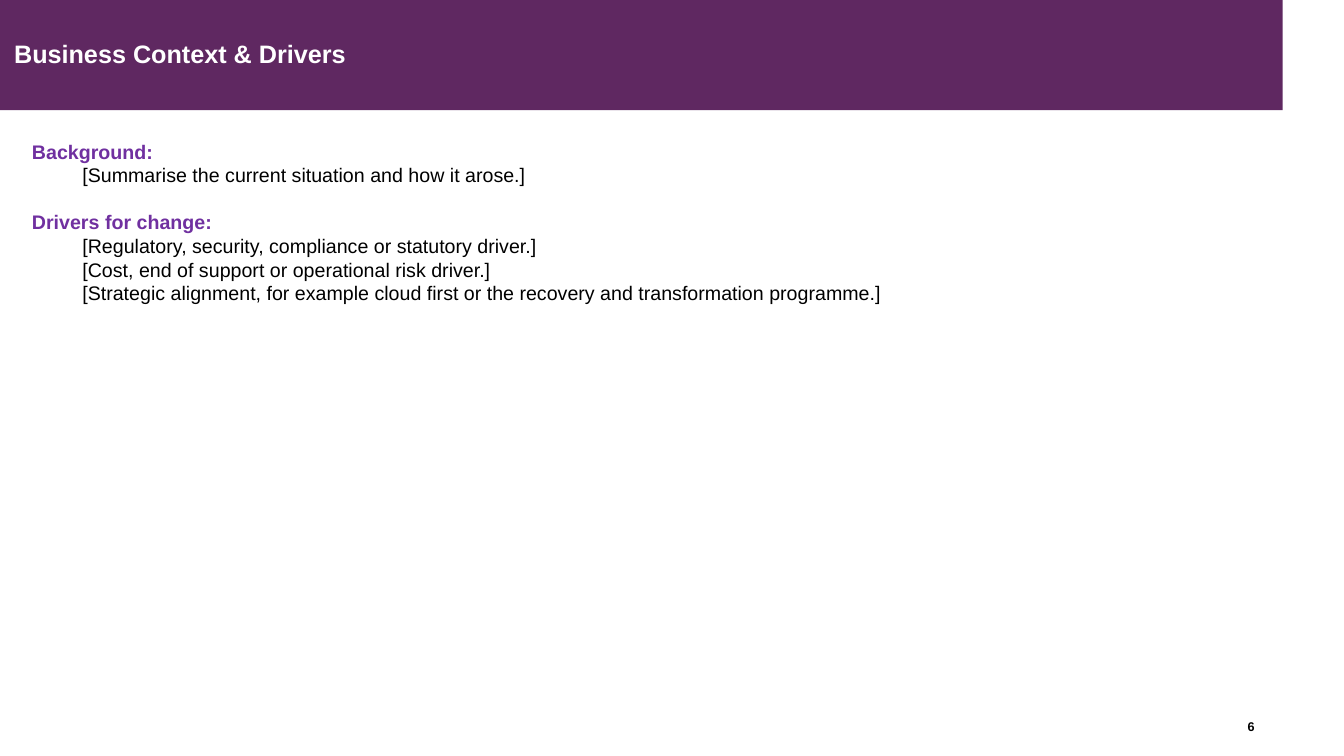
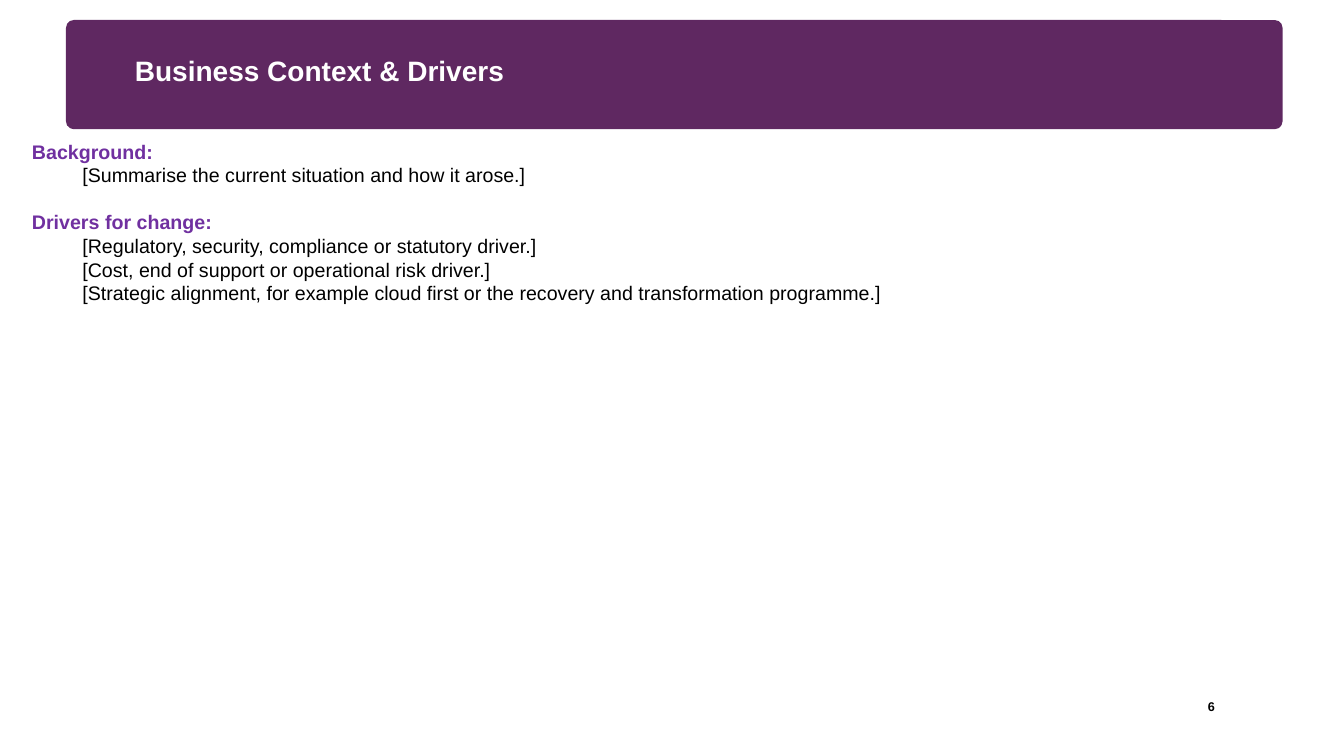
Before and after one commit to davegarner/Template-Documentation, a slide deck: slide 6 of Finalised Templates/PowerPoint/Architecture_Vision_Paper_Template.pptx. Drawn at 1344x756 pixels with LibreOffice and Linux fonts; fonts in the diff are those of the drawing; background and template pictures are left out. Boxes give left, top, right and bottom in pixels: in the first picture for what was removed or moved away, otherwise in the second. Text is boxed around its words. In the diff, an @@ line names an element or a change of style, - is before the commit and + after.

```diff
--- a/Finalised Templates/PowerPoint/Architecture_Vision_Paper_Template.pptx
+++ b/Finalised Templates/PowerPoint/Architecture_Vision_Paper_Template.pptx
@@ rectangle removed at bbox=[0, 0, 1282, 110] @@
@@ rounded rectangle added at bbox=[67, 20, 1284, 129], fill #5F2861 @@
@@ title "Business Context & Drivers": place and size @@
-title "Business Context & Drivers" at bbox=[14, 44, 346, 64]
+title "Business Context & Drivers" at bbox=[135, 60, 504, 82]
@@ title "Business Context & Drivers" at bbox=[135, 60, 504, 82]: size 18 to 20 pt @@
@@ page number rewrapped from bbox=[1248, 722, 1255, 731] to bbox=[1208, 701, 1215, 714] @@
```
Also in this commit, not shown: 9 other slides changed, 1 other file.
